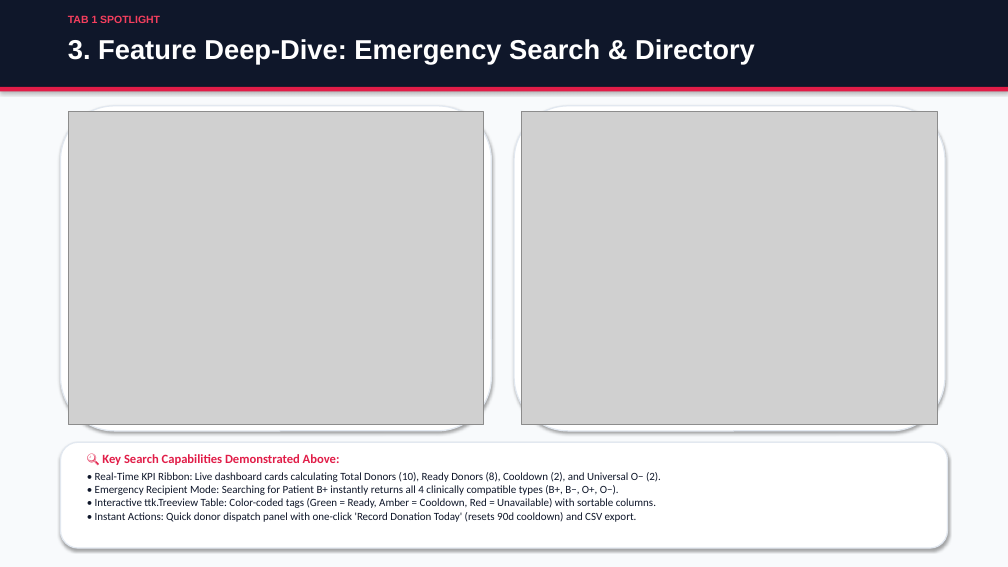
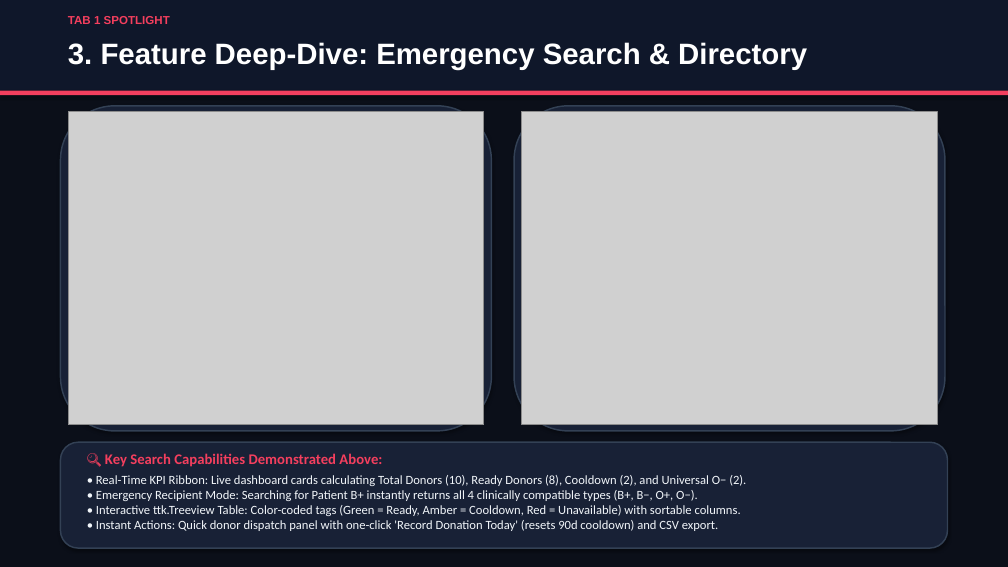
Before and after one commit to raghavmaheshwari-web/Blood-Bridge, a slide deck: slide 4 of BloodBridge_Presentation.pptx. Drawn at 1008x567 pixels with LibreOffice and Linux fonts; fonts in the diff are those of the drawing; grey boxes stand for pictures. Boxes give left, top, right and bottom in pixels: in the first picture for what was removed or moved away, otherwise in the second. Text is boxed around its words. In the diff, an @@ line names an element or a change of style, - is before the commit and + after.

Commit message:
Refine architecture diagram margins, update PDF report, and push dark mode slide deck

```diff
--- a/BloodBridge_Presentation.pptx
+++ b/BloodBridge_Presentation.pptx
@@ background #F8FAFC to #0B0F19 @@
@@ rectangle resized from (x1=0, y1=0, x2=1008, y2=87) to (x1=0, y1=0, x2=1008, y2=91) @@
@@ text "TAB 1 SPOTLIGHT" at (x1=68, y1=16, x2=170, y2=24): size 10 to 11 pt @@
@@ text "3. Feature Deep-Dive: Emergency Search ..." at (x1=68, y1=42, x2=807, y2=70): size 26 to 28 pt @@
@@ rectangle moved from (x1=0, y1=87, x2=1008, y2=91) to (x1=0, y1=91, x2=1008, y2=95) @@
@@ rectangle at (x1=0, y1=91, x2=1008, y2=95): fill #E11D48 to #F43F5E @@
@@ fill #FFFFFF to #182136; outline #E2E8F0 1.2 pt to #334155 1.4 pt in 3 elements at (x1=514, y1=106, x2=945, y2=431), (x1=60, y1=442, x2=948, y2=548), (x1=60, y1=106, x2=492, y2=431) @@
@@ text "🔍 Key Search Capabilities Demonstrated ..." at (x1=96, y1=453, x2=746, y2=531): size 12 to 14 pt, text colour #E11D48 to #F43F5E in "🔍 Key Search Capabilities Demonstrated Above:"; size 10.5 to 12 pt, text colour #0F172A to #F1F5F9; more space between paragraphs @@
```
Also in this commit, not shown: 5 other slides changed, 5 other files.
